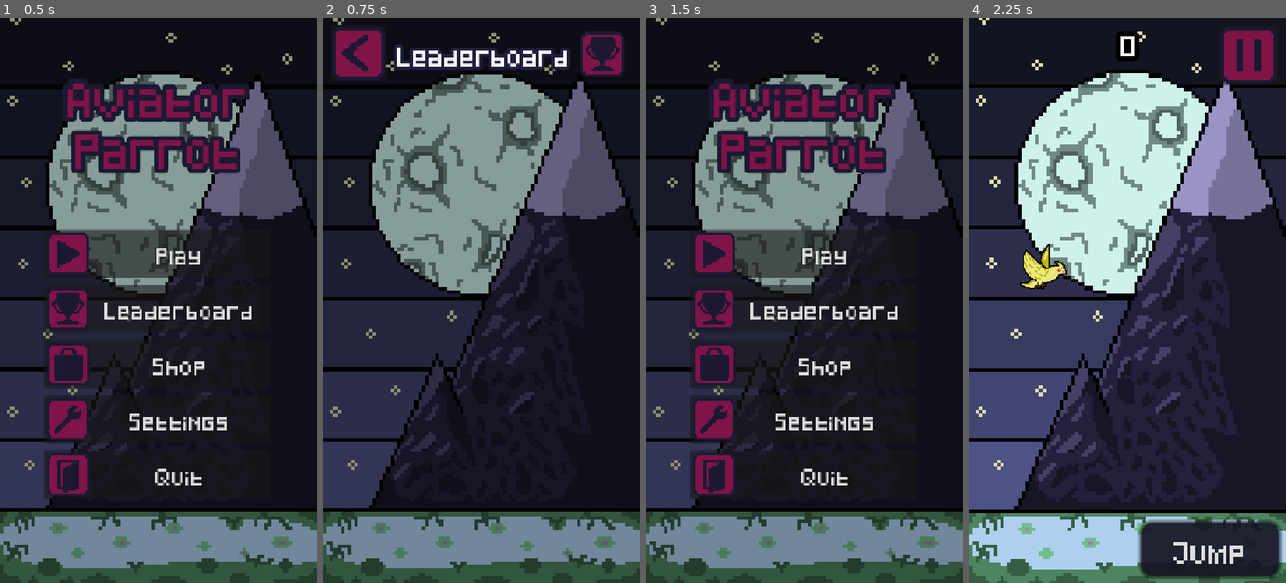
Above: before the commit, frames 1-4 (left to right).
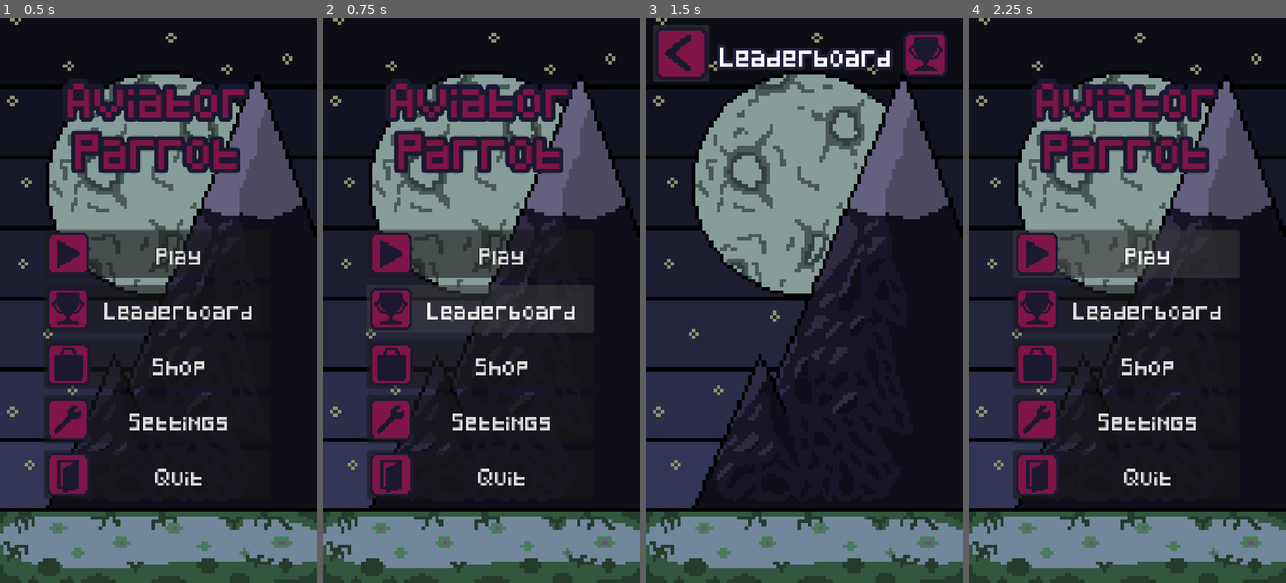
Above: after the commit, the same moments.

Repository: Kou-ding/Aviator-Parrot
Game: Godot game, scene res://scenes/start_screen.tscn
The game is run twice, just before and just after one commit, with the same random seed, the same clock (stepped at 60 frames per second) and the same inputs. Sound files missing from this copy of the repository are replaced by a short silence.
Inputs (mouse positions are in pixels of both pictures, inside the frame that each line leads up to):
- Up to frame 1 (0.5 s): no input
- Up to frame 2 (0.75 s): click "Leaderboard" at 0.5 s
- Up to frame 3 (1.5 s): click (680, 51) at 1.25 s
- Up to frame 4 (2.25 s): click "Play" at 2 s

Frame 1 is identical in both runs. In frame 2, 20% of the frame differs, in the area x 2-96%, y 1-85%; in frame 3, 19%; in frame 4, 63%, in the area x 0-100%, y 0-100%.

Commit message:
music manager

Diff:
--- a/aviator-parrot-(remastered)/project.godot
+++ b/aviator-parrot-(remastered)/project.godot
@@ -18,6 +18,10 @@
 run/main_scene="uid://3dcbsjeolpjp"
 config/features=PackedStringArray("4.6", "GL Compatibility")
 config/icon="res://icon.svg"
+
+[autoload]
+
+MusicManager="*uid://esjuhe6p7c3e"
 
 [display]
 
--- /dev/null
+++ b/aviator-parrot-(remastered)/scenes/bg_music.tscn
@@ -0,0 +1,8 @@
+[gd_scene format=3 uid="uid://c3d2o3mh14ple"]
+
+[ext_resource type="AudioStream" uid="uid://bwp24ix5ww824" path="res://assets/music/JDSherbert - Nostalgia Music Pack - Retrocadia.mp3" id="1_p1osb"]
+
+[node name="Bg_Music" type="AudioStreamPlayer" unique_id=855976482]
+stream = ExtResource("1_p1osb")
+autoplay = true
+parameters/looping = true
--- a/aviator-parrot-(remastered)/scenes/leaderboard.tscn
+++ b/aviator-parrot-(remastered)/scenes/leaderboard.tscn
@@ -4,6 +4,7 @@
 [ext_resource type="Texture2D" uid="uid://di220dpy2g04j" path="res://assets/bg.png" id="2_jfen3"]
 [ext_resource type="Texture2D" uid="uid://c2tyrjvqui8yk" path="res://assets/simple_buttons.png" id="3_6lrio"]
 [ext_resource type="FontFile" uid="uid://dd1l0gau24nyb" path="res://assets/Pixeled.ttf" id="4_ldk02"]
+[ext_resource type="AudioStream" uid="uid://bl8p4l8n6cj73" path="res://assets/music/button_sfx.wav" id="5_jfen3"]
 
 [sub_resource type="StyleBoxTexture" id="StyleBoxTexture_mtsy5"]
 texture = ExtResource("2_jfen3")
@@ -79,4 +80,7 @@
 theme_override_font_sizes/normal_font_size = 40
 horizontal_alignment = 1
 
+[node name="Button_Sound" type="AudioStreamPlayer" parent="." unique_id=1322112018]
+stream = ExtResource("5_jfen3")
+
 [connection signal="pressed" from="Back" to="." method="_on_back_pressed"]
--- /dev/null
+++ b/aviator-parrot-(remastered)/scenes/music_manager.tscn
@@ -0,0 +1,6 @@
+[gd_scene format=3 uid="uid://esjuhe6p7c3e"]
+
+[ext_resource type="Script" uid="uid://lnbh1erv8qe2" path="res://scripts/music_manager.gd" id="1_tn5dr"]
+
+[node name="Music_Manager" type="AudioStreamPlayer" unique_id=367890911]
+script = ExtResource("1_tn5dr")
--- /dev/null
+++ b/aviator-parrot-(remastered)/scenes/start_menu_music.tscn
@@ -0,0 +1,8 @@
+[gd_scene format=3 uid="uid://lutmrdr37s3w"]
+
+[ext_resource type="AudioStream" uid="uid://d18k42a01kbqf" path="res://assets/music/JDSherbert - Nostalgia Music Pack - Gameboy & A Long Car Journey.mp3" id="1_sjb6t"]
+
+[node name="Start_Menu_Music" type="AudioStreamPlayer" unique_id=1472667189]
+stream = ExtResource("1_sjb6t")
+autoplay = true
+parameters/looping = true
--- a/aviator-parrot-(remastered)/scenes/start_screen.tscn
+++ b/aviator-parrot-(remastered)/scenes/start_screen.tscn
@@ -4,6 +4,7 @@
 [ext_resource type="Script" uid="uid://cd2a37nbp427v" path="res://scripts/start_screen.gd" id="1_o30b1"]
 [ext_resource type="FontFile" uid="uid://dd1l0gau24nyb" path="res://assets/Pixeled.ttf" id="3_ws7p0"]
 [ext_resource type="Texture2D" uid="uid://c2tyrjvqui8yk" path="res://assets/simple_buttons.png" id="4_r2jwc"]
+[ext_resource type="AudioStream" uid="uid://bl8p4l8n6cj73" path="res://assets/music/button_sfx.wav" id="6_5pab1"]
 
 [sub_resource type="StyleBoxTexture" id="StyleBoxTexture_ecdxc"]
 texture = ExtResource("1_5pab1")
@@ -133,6 +134,9 @@
 icon = SubResource("AtlasTexture_ws7p0")
 expand_icon = true
 
+[node name="Button_Sound" type="AudioStreamPlayer" parent="." unique_id=660652024]
+stream = ExtResource("6_5pab1")
+
 [connection signal="pressed" from="VBoxContainer/PlayButton" to="." method="_on_play_button_pressed"]
 [connection signal="pressed" from="VBoxContainer/LeaderboardButton" to="." method="_on_leaderboard_button_pressed"]
 [connection signal="pressed" from="VBoxContainer/QuitButton" to="." method="_on_quit_button_pressed"]
--- a/aviator-parrot-(remastered)/scripts/game.gd
+++ b/aviator-parrot-(remastered)/scripts/game.gd
@@ -13,6 +13,7 @@
 	score = 0
 	num_crystals = 0
 	new_game()
+	MusicManager.play_game_music()
 	$GameOver.hide()
 	$PauseMenu.hide()
 	$Killzone.game_over.connect(_on_game_over)
@@ -38,6 +39,7 @@
 	score = score + 1
 
 func _on_game_over() -> void:
+	MusicManager.stop()
 	Utils.update_leaderboard(score)
 	var best_scores = Utils.load_leaderboard()
 
--- a/aviator-parrot-(remastered)/scripts/leaderboard.gd
+++ b/aviator-parrot-(remastered)/scripts/leaderboard.gd
@@ -3,9 +3,10 @@
 
 # Called when the node enters the scene tree for the first time.
 func _ready() -> void:
-
 	$Highscores.text = Utils.format_numbered_list(Utils.load_leaderboard())
 
 
 func _on_back_pressed() -> void:
+	$Button_Sound.play()
+	await $Button_Sound.finished
 	get_tree().change_scene_to_file("res://scenes/start_screen.tscn")
--- /dev/null
+++ b/aviator-parrot-(remastered)/scripts/music_manager.gd
@@ -0,0 +1,29 @@
+extends AudioStreamPlayer
+
+const start_music = preload("uid://d18k42a01kbqf")
+const game_music = preload("uid://bwp24ix5ww824")
+
+var current_music_name: String = ""
+
+# Called when the node enters the scene tree for the first time.
+func _play_music(music: AudioStream, music_name: String, volume = 0.0):
+	if current_music_name == music_name and playing:
+		return  # Already playing this music
+
+	stream = music
+	volume_db = volume
+	current_music_name = music_name
+	play()
+
+func stop_music():
+	stop()
+	current_music_name = ""
+
+func get_current_music() -> String:
+	return current_music_name
+
+func play_start_music():
+	_play_music(start_music, "start")
+
+func play_game_music():
+	_play_music(game_music, "game")
--- a/aviator-parrot-(remastered)/scripts/start_screen.gd
+++ b/aviator-parrot-(remastered)/scripts/start_screen.gd
@@ -1,12 +1,21 @@
 extends Control
 
+func _ready():
+	MusicManager.play_start_music()
+
 func _on_play_button_pressed() -> void:
+	MusicManager.stop_music()
+	$Button_Sound.play()
+	await $Button_Sound.finished
 	get_tree().change_scene_to_file("res://scenes/game.tscn")
 
 
 func _on_quit_button_pressed() -> void:
+	$Button_Sound.play()
 	get_tree().quit()
 
 
 func _on_leaderboard_button_pressed() -> void:
+	$Button_Sound.play()
+	await $Button_Sound.finished
 	get_tree().change_scene_to_file("res://scenes/leaderboard.tscn")
Binary file removed: aviator-parrot-(remastered)/assets/buttons_0001.png
Not shown, removed: aviator-parrot-(remastered)/assets/buttons_0001.png.import
Binary file removed: aviator-parrot-(remastered)/assets/buttons_0002.png
Not shown, removed: aviator-parrot-(remastered)/assets/buttons_0002.png.import
Binary file removed: aviator-parrot-(remastered)/assets/buttons_0003.png
Not shown, removed: aviator-parrot-(remastered)/assets/buttons_0003.png.import
Binary file removed: aviator-parrot-(remastered)/assets/buttons_0004.png
Not shown, removed: aviator-parrot-(remastered)/assets/buttons_0004.png.import
Binary file removed: aviator-parrot-(remastered)/assets/buttons_0005.png
Not shown, removed: aviator-parrot-(remastered)/assets/buttons_0005.png.import
Binary file removed: aviator-parrot-(remastered)/assets/buttons_0006.png
Not shown, removed: aviator-parrot-(remastered)/assets/buttons_0006.png.import
(and 13 more such lines)
